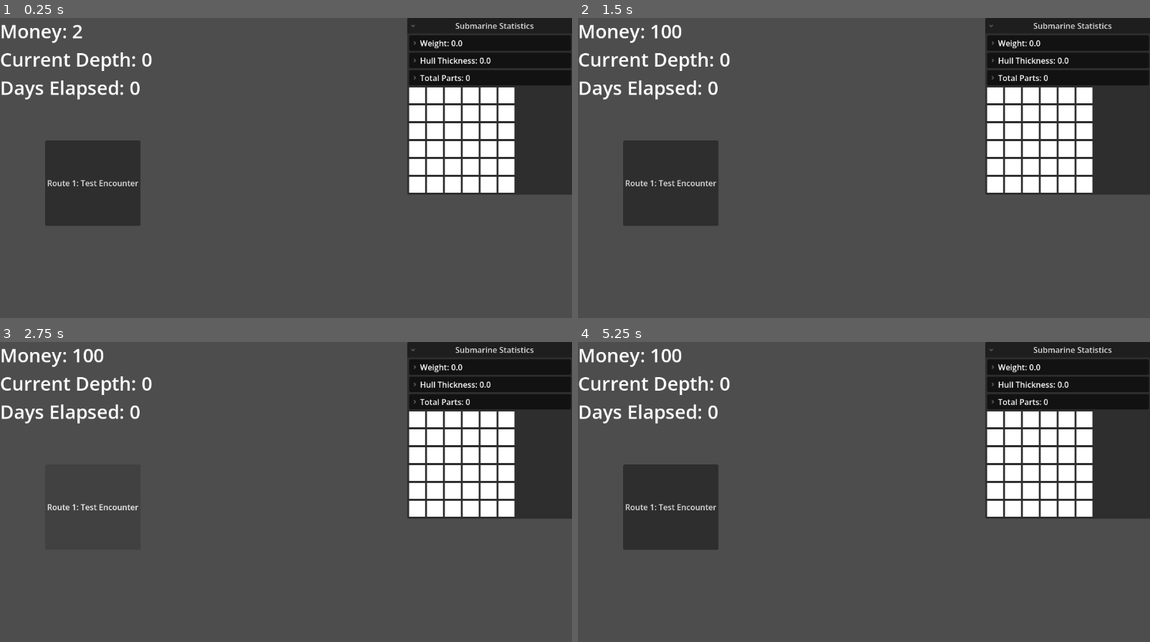
Above: before the commit, frames 1-4 (two rows, left to right).
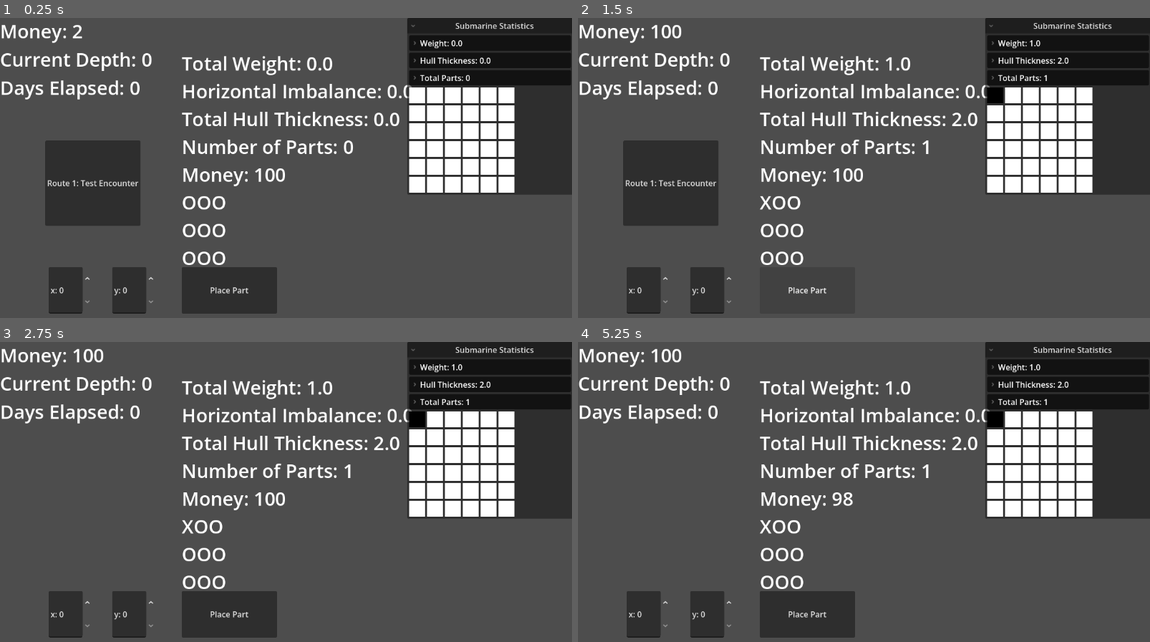
Above: after the commit, the same moments.

Repository: KT0mi/Godot_Fathom_Project
Game: Godot game, scene res://Scenes/Main.tscn
The game is run twice, just before and just after one commit, with the same random seed, the same clock (stepped at 60 frames per second) and the same inputs.
Inputs (mouse positions are in pixels of both pictures, inside the frame that each line leads up to):
- Up to frame 1 (0.25 s): no input
- Up to frame 2 (1.5 s): click "Route 1: Test Encounter" at 0.5 s; click (806, 291) at 1.25 s, where only the run after the commit has a clickable "Place Part"
- Up to frame 3 (2.75 s): click "Route 1: Test Encounter" at 2 s
- Up to frame 4 (5.25 s): click (806, 615) at 2.75 s, where only the run after the commit has a clickable "Place Part"; click (669, 507) at 3.5 s, where only the run before the commit has a clickable "Route 1: Test Encounter"; click (806, 615) at 4.25 s, where only the run after the commit has a clickable "Place Part"; tap Enter at 5 s; move the mouse to (989, 486) at 5.02 s; tap R at 5.1 s; click (989, 486) at 5.17 s

The runs differ from the first frame. In frame 1, 7.8% of the frame differs, in the area x 8-72%, y 12-99%; in frame 2, 5.4%; in frame 3, 8.1%; in frame 4, 13%, in the area x 7-85%, y 7-99%.

Commit message:
Added new scenes for submarine building

Diff:
--- a/Resources/Parts/TestPart1x1.tres
+++ b/Resources/Parts/TestPart1x1.tres
@@ -2,6 +2,7 @@
 
 [ext_resource type="Script" uid="uid://ceiao66lx5g" path="res://Scripts/SubmarineBuildingData/PartConnector.gd" id="1_7xxk7"]
 [ext_resource type="Script" uid="uid://ep8h4hxojl7n" path="res://Scripts/SubmarineBuildingData/PartData.gd" id="2_n24ub"]
+[ext_resource type="Texture2D" uid="uid://dq4yeg7y76j5m" path="res://Assets/Parts/Sprites/test_part.png" id="3_n24ub"]
 
 [sub_resource type="Resource" id="Resource_7xxk7"]
 script = ExtResource("1_7xxk7")
@@ -29,4 +30,5 @@
 hull_thickness = 2.0
 cost = 10
 connectors = Array[ExtResource("1_7xxk7")]([SubResource("Resource_7xxk7"), SubResource("Resource_n24ub"), SubResource("Resource_jvtf6"), SubResource("Resource_yxqau")])
+sprite = ExtResource("3_n24ub")
 metadata/_custom_type_script = "uid://ep8h4hxojl7n"
--- a/Scenes/Main.tscn
+++ b/Scenes/Main.tscn
@@ -15,7 +15,6 @@
 script = ExtResource("1_r150o")
 
 [node name="TestScene" parent="." unique_id=997137416 instance=ExtResource("2_idj7w")]
-visible = false
 layout_mode = 1
 
 [node name="ModeContainer" type="Control" parent="." unique_id=1370831099]
--- /dev/null
+++ b/Scenes/SubmarineBuidling/PartPaletteSlotUI.tscn
@@ -0,0 +1,30 @@
+[gd_scene format=3 uid="uid://gna871rq7km0"]
+
+[ext_resource type="Script" uid="uid://dsyk3prsy8f5n" path="res://Scripts/SceneScripts/PartPaletteSlotUI.gd" id="1_0ujah"]
+[ext_resource type="Script" uid="uid://dy1frnwkv50t0" path="res://Scripts/SceneScripts/Draggable.gd" id="2_kud0f"]
+
+[node name="PartPaletteSlotUi" type="PanelContainer" unique_id=2095122250]
+custom_minimum_size = Vector2(64, 64)
+script = ExtResource("1_0ujah")
+
+[node name="Margin" type="MarginContainer" parent="." unique_id=350664952]
+layout_mode = 2
+mouse_filter = 2
+theme_override_constants/margin_left = 4
+theme_override_constants/margin_top = 4
+theme_override_constants/margin_right = 4
+theme_override_constants/margin_bottom = 4
+
+[node name="VBoxContainer" type="VBoxContainer" parent="Margin" unique_id=1928390257]
+layout_mode = 2
+mouse_filter = 2
+
+[node name="Icon" type="TextureRect" parent="Margin/VBoxContainer" unique_id=316474888]
+custom_minimum_size = Vector2(48, 48)
+layout_mode = 2
+mouse_filter = 2
+stretch_mode = 5
+
+[node name="Draggable" type="Node" parent="." unique_id=943474277]
+script = ExtResource("2_kud0f")
+metadata/_custom_type_script = "uid://dy1frnwkv50t0"
--- /dev/null
+++ b/Scenes/SubmarineBuidling/PlacedPartView.tscn
@@ -0,0 +1,13 @@
+[gd_scene format=3 uid="uid://ce1pd558dkx8y"]
+
+[ext_resource type="Script" uid="uid://b8gwgs7w3fbbh" path="res://Scripts/SceneScripts/PlacedPartView.gd" id="1_ls4bv"]
+
+[node name="PlacedPartView" type="Control" unique_id=958186684]
+layout_mode = 3
+anchors_preset = 0
+script = ExtResource("1_ls4bv")
+
+[node name="TextureRect" type="TextureRect" parent="." unique_id=2100678045]
+layout_mode = 0
+offset_right = 40.0
+offset_bottom = 40.0
--- /dev/null
+++ b/Scenes/SubmarineBuidling/SubmarineBuilding.tscn
@@ -0,0 +1,59 @@
+[gd_scene format=3 uid="uid://dmo5i1yrocw2w"]
+
+[ext_resource type="Script" uid="uid://cd33fnwmqai6q" path="res://Scripts/SceneScripts/SubmarineBuilding.gd" id="1_1uxn5"]
+[ext_resource type="Script" uid="uid://bpgg7c3h4dfsb" path="res://Scripts/SceneScripts/BuildGridCanvas.gd" id="2_k1kab"]
+
+[node name="SubmarineBuilding" type="Control" unique_id=1133619424]
+layout_mode = 3
+anchors_preset = 15
+anchor_right = 1.0
+anchor_bottom = 1.0
+grow_horizontal = 2
+grow_vertical = 2
+mouse_filter = 2
+script = ExtResource("1_1uxn5")
+
+[node name="BuildGridCanvas" type="Control" parent="." unique_id=428693505]
+clip_contents = true
+anchors_preset = 0
+offset_right = 1152.0
+offset_bottom = 648.0
+script = ExtResource("2_k1kab")
+
+[node name="PartsLayer" type="Control" parent="BuildGridCanvas" unique_id=1941116012]
+layout_mode = 1
+anchors_preset = 15
+anchor_right = 1.0
+anchor_bottom = 1.0
+grow_horizontal = 2
+grow_vertical = 2
+mouse_filter = 2
+
+[node name="PaletteFoldableContainer" type="FoldableContainer" parent="." unique_id=1748936456]
+layout_mode = 1
+anchors_preset = 12
+anchor_top = 1.0
+anchor_right = 1.0
+anchor_bottom = 1.0
+offset_top = -39.0
+grow_horizontal = 2
+grow_vertical = 0
+title = "Parts"
+title_alignment = 1
+title_position = 1
+
+[node name="PaletteScroll" type="ScrollContainer" parent="PaletteFoldableContainer" unique_id=808801843]
+layout_mode = 2
+vertical_scroll_mode = 0
+
+[node name="PaletteHBox" type="HBoxContainer" parent="PaletteFoldableContainer/PaletteScroll" unique_id=584528662]
+layout_mode = 2
+
+[node name="DragLayer" type="Control" parent="." unique_id=105412984]
+layout_mode = 1
+anchors_preset = 15
+anchor_right = 1.0
+anchor_bottom = 1.0
+grow_horizontal = 2
+grow_vertical = 2
+mouse_filter = 2
--- /dev/null
+++ b/Scripts/SceneScripts/BuildGridCanvas.gd
@@ -0,0 +1,69 @@
+class_name BuildGridCanvas
+extends Control
+
+@export var cell_size : int = 64
+@export var grid_dimensions : Vector2i = Vector2i(64, 64)
+
+var pan_offset: Vector2 = Vector2.ZERO
+var _panning := false
+var _resetting := false
+var _pan_start_mouse: Vector2
+var _pan_start_offset: Vector2
+
+@onready var parts_layer : Control = $PartsLayer
+
+# Called when the node enters the scene tree for the first time.
+func _ready() -> void:
+	clip_contents = true
+	pan_offset = size / 2.0 - Vector2(grid_dimensions) * cell_size / 2
+	_apply_pan()
+
+func _unhandled_key_input(event: InputEvent) -> void:
+	if event is InputEventKey and event.keycode == Key.KEY_R and not _resetting:
+		_resetting = true
+		reset_panning()
+
+func _gui_input(event: InputEvent) -> void:
+	if event is InputEventMouseButton and event.button_index == MOUSE_BUTTON_MIDDLE:
+		_panning = event.pressed
+		_pan_start_mouse = event.global_position
+		_pan_start_offset = pan_offset
+	elif event is InputEventMouseMotion and _panning:
+		pan_offset = _pan_start_offset + (event.global_position - _pan_start_mouse)
+		_apply_pan()
+
+func reset_panning() -> void:
+	var to_value := size / 2.0 - Vector2(grid_dimensions) * cell_size / 2
+	_apply_pan()
+
+	var tween := create_tween()
+	tween.set_trans(Tween.TRANS_EXPO)
+	tween.set_ease(Tween.EASE_OUT)
+	tween.tween_method(_apply_reset, pan_offset, to_value, 1)
+	await tween.finished
+	_resetting = false
+
+func _apply_reset(offset) -> void:
+	pan_offset = offset
+	_apply_pan()
+
+func _apply_pan() -> void:
+	parts_layer.position = pan_offset
+	queue_redraw()
+
+func _draw() -> void:
+	# Only the visible window gets drawn, so grid_dimensions can be huge
+	# without costing more per frame.
+	var top_left := local_to_cell(Vector2.ZERO)
+	var bottom_right := local_to_cell(size)
+	for x in range(max(top_left.x, 0), min(bottom_right.x + 1, grid_dimensions.x)):
+		for y in range(max(top_left.y, 0), min(bottom_right.y + 1, grid_dimensions.y)):
+			var rect := Rect2(cell_to_local(Vector2i(x, y)), Vector2(cell_size, cell_size))
+			draw_rect(rect, Color(1, 1, 1, 0.08), false, 1.0)
+
+func local_to_cell(local_pos: Vector2) -> Vector2i:
+	var p := local_pos - pan_offset
+	return Vector2i(floori(p.x / cell_size), floori(p.y / cell_size))
+
+func cell_to_local(cell: Vector2i) -> Vector2:
+	return pan_offset + Vector2(cell) * cell_size
--- /dev/null
+++ b/Scripts/SceneScripts/Draggable.gd
@@ -0,0 +1,38 @@
+class_name Draggable extends Node
+##Draggable Component to add to ui objects
+##Like Parts and Cards
+
+signal drag_started(at_global_pos: Vector2)
+signal dragging(global_pos: Vector2)
+signal drag_ended(global_pos: Vector2)
+
+@export var button_mask: MouseButton = MOUSE_BUTTON_LEFT
+@export var drag_threshold_px: float = 4.0
+
+var _control: Control
+var _pressed := false
+var _drag_active := false
+var _press_pos: Vector2
+
+func _ready() -> void:
+	_control = get_parent() as Control
+	assert(_control, "Draggable must be a child of a Control")
+	_control.gui_input.connect(_on_gui_input)
+
+func _on_gui_input(event: InputEvent) -> void:
+	if event is InputEventMouseButton and event.button_index == button_mask:
+		if event.pressed:
+			_pressed = true
+			_press_pos = event.global_position
+			_control.accept_event()
+		else:
+			if _drag_active:
+				drag_ended.emit(event.global_position)
+			_pressed = false
+			_drag_active = false
+	elif event is InputEventMouseMotion and _pressed:
+		if not _drag_active and event.global_position.distance_to(_press_pos) >= drag_threshold_px:
+			_drag_active = true
+			drag_started.emit(_press_pos)
+		if _drag_active:
+			dragging.emit(event.global_position)
--- /dev/null
+++ b/Scripts/SceneScripts/PartPaletteSlotUI.gd
@@ -0,0 +1,15 @@
+class_name PartPaletteSlotUI
+extends Control
+
+@export var part_data: PartData
+var build_ui: SubmarineBuilding   # injected by whoever instances the slot
+var _ghost: PlacedPartView
+
+@onready var icon: TextureRect = $Margin/VBoxContainer/Icon
+@onready var drag: Draggable = $Draggable
+
+func _ready() -> void:
+	icon.texture = part_data.sprite
+	drag.drag_started.connect(func(_p): _ghost = build_ui.spawn_ghost(part_data))
+	drag.dragging.connect(func(pos): if _ghost: build_ui.drag_ghost(_ghost, pos))
+	drag.drag_ended.connect(func(pos): if _ghost: build_ui.commit_or_discard_ghost(_ghost, pos); _ghost = null)
--- /dev/null
+++ b/Scripts/SceneScripts/PlacedPartView.gd
@@ -0,0 +1,8 @@
+class_name PlacedPartView
+extends Control
+
+func setup(placed_part: PlacedPart, grid: BuildGridCanvas) -> void:
+	$TextureRect.texture = placed_part.data.sprite
+	position = grid.cell_to_local(placed_part.origin)
+	rotation = placed_part.rot_steps * PI / 2.0
+	mouse_filter = MOUSE_FILTER_IGNORE  # it's decorative now, not interactive
--- /dev/null
+++ b/Scripts/SceneScripts/SubmarineBuilding.gd
@@ -0,0 +1,19 @@
+class_name SubmarineBuilding extends Control
+
+@onready var grid: BuildGridCanvas = $BuildGridCanvas
+@onready var parts_layer: Control = $BuildGridCanvas/PartsLayer
+@onready var palette_container: HBoxContainer = $PaletteFoldableContainer/PaletteScroll/PaletteHBox
+@onready var drag_layer: Control = $DragLayer
+
+const SLOT_SCENE := preload("res://Scenes/SubmarineBuidling/PartPaletteSlotUI.tscn")
+const PLACED_PART_VIEW_SCENE := preload("res://Scenes/SubmarineBuidling/PlacedPartView.tscn")
+
+func setup() -> void:
+	_populate_palette()
+
+func _populate_palette() -> void:
+	for part_data in PartDatabase.get_all():
+		var slot := SLOT_SCENE.instantiate()
+		slot.part_data = part_data
+		slot.build_ui = self
+		palette_container.add_child(slot)
--- a/Scripts/SceneScripts/SubmarineStatsUI.gd
+++ b/Scripts/SceneScripts/SubmarineStatsUI.gd
@@ -22,7 +22,7 @@
 	refresh()
 	EventBus.part_placed.connect(func(c):
 		print("Placed Part and refreshed ui")
-		refresh)
+		refresh())
 
 func populate_grid() -> void:
 	var grid_size := grid_container.columns
--- /dev/null
+++ b/Scripts/SubmarineBuildingData/PartDatabase.gd
@@ -0,0 +1,31 @@
+# Scripts/SubmarineBuildingData/PartDatabase.gd
+extends Node
+## Autoload
+
+const PARTS_DIR := "res://Resources/Parts/"
+
+var all_parts: Array[PartData] = []
+
+func _ready() -> void:
+	_load_all()
+
+func _load_all() -> void:
+	all_parts.clear()
+	var dir := DirAccess.open(PARTS_DIR)
+	if dir == null:
+		push_error("PartDatabase: couldn't open %s" % PARTS_DIR)
+		return
+	dir.list_dir_begin()
+	var file_name := dir.get_next()
+	while file_name != "":
+		if not dir.current_is_dir() and file_name.ends_with(".tres"):
+			var res := load(PARTS_DIR + file_name)
+			if res is PartData:
+				all_parts.append(res)
+			else:
+				push_warning("PartDatabase: %s is not a PartData" % file_name)
+		file_name = dir.get_next()
+	dir.list_dir_end()
+
+func get_all() -> Array[PartData]:
+	return all_parts
--- a/project.godot
+++ b/project.godot
@@ -21,6 +21,7 @@
 RunState="*uid://cwc4k0yjprsu"
 GameFlow="*uid://but7ycvcdj3a2"
 EncounterDatabase="*uid://pggkyhvem5gt"
+PartDatabase="*uid://bs4y1gg7q5cy4"
 
 [physics]
 
Binary file added: Assets/Parts/Sprites/test_part.png
Not shown, added: Assets/Parts/Sprites/test_part.png.import
Not shown, added: Scripts/SceneScripts/BuildGridCanvas.gd.uid
Not shown, added: Scripts/SceneScripts/Draggable.gd.uid
Not shown, added: Scripts/SceneScripts/PartPaletteSlotUI.gd.uid
Not shown, added: Scripts/SceneScripts/PlacedPartView.gd.uid
Not shown, added: Scripts/SceneScripts/SubmarineBuilding.gd.uid
Not shown, added: Scripts/SubmarineBuildingData/PartDatabase.gd.uid
Not shown, added: Scenes/SubmarineBuidling/SubmarineBuilding.tscn2258350488.tmp
Not shown, added: Scenes/SubmarineBuidling/SubmarineBuilding.tscn2276061510.tmp
